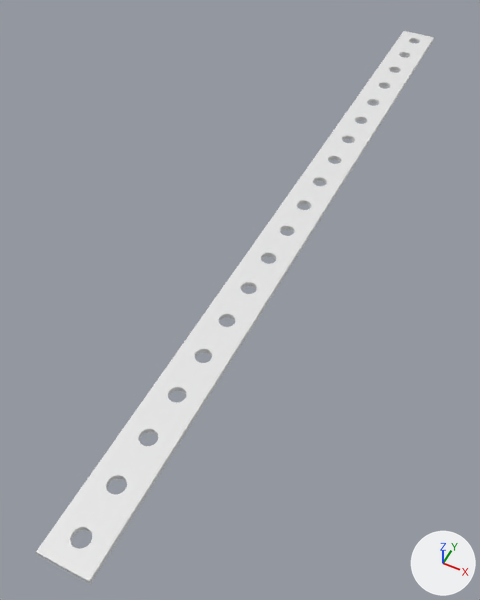
What one commit did to the OBJ model assets/parts/metal_001.obj.
One viewpoint serves both versions: a 50 mm lens placed at (0.052, -0.148, 0.133), pointed at (-0.008, -0.027, -0.018). Lighting does not change. The marker at lower right points along +X, +Y and +Z. The first picture is the older version. Where no turn or scale is listed for an object, it has been applied to the vertices.

The older version as bpy lines, for what is in view:
```python
me_metal_001 = bpy.data.meshes.new('metal_001')
me_metal_001.from_pydata(...)  # 1036 vertices, 2432 faces; spans x -0.006..0.006, y -0.121..0.121, z 0.0..0.002
ob_metal_001 = bpy.data.objects.new('metal_001', me_metal_001)
ob_metal_001.location = (0.0, 0.0, 0.0)
```
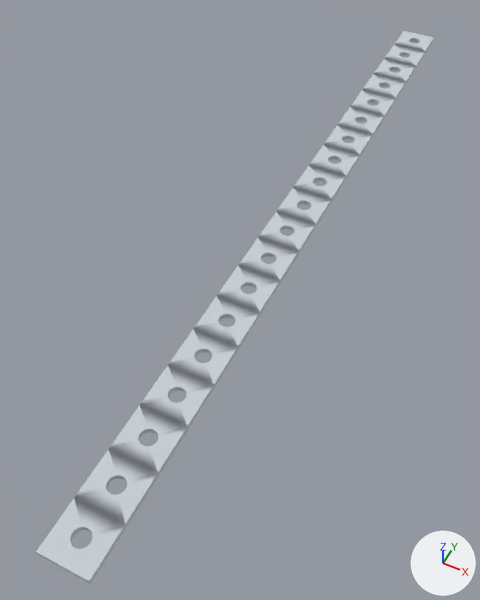
Pixel boxes [x1, y1, x2, y2] of what changed, in the pictures (480 x 600 px):
part 1 of me_metal_001, reshaped: before [415, 43, 428, 51]; after [36, 31, 434, 584]
part 2 of me_metal_001, recoloured: [65, 41, 427, 551] in both

What changed in the scene script:
```text
Add mat_body:
    mat_body = principled_material('body')
    mat_body.base_color = (0.58, 0.63, 0.68)  # light grey #c8d0d7
    mat_body.roughness = 1.0
Change me_metal_001:
    used by ob_metal_001; location = (0.0, 0.0, 0.0)
    remove me_metal_001.from_pydata(...)  # 1036 vertices, 2432 faces; spans x -0.006..0.006, y -0.121..0.121, z 0.0..0.002
    add me_metal_001.from_pydata(...)  # 2108 vertices, 4864 faces; spans x -0.006..0.006, y -0.121..0.121, z 0.0..0.002
    me_metal_001 part 1: 2 vertices moved within x 0.002, y 0.113, z 0.0..0.001; 1072 vertices added at x -0.006..0.006, y -0.121..0.121, z 0.0..0.002
    me_metal_001 part 2: 284 faces spanning x -0.006..0.006, y -0.115..0.113, z 0.0..0.002 switch from no material to mat_body (light grey #c8d0d7)
```
